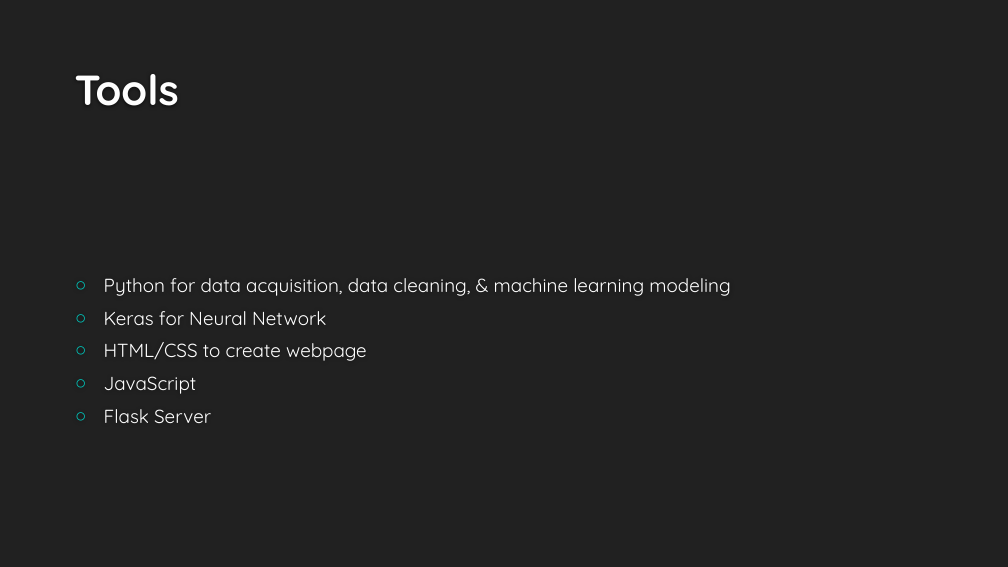
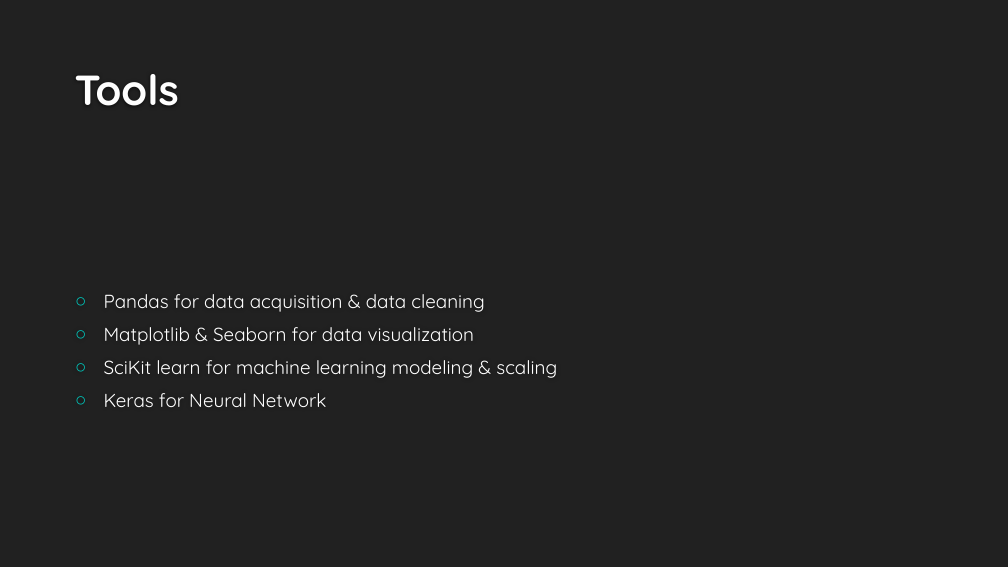
Before and after one commit to Sal-r/Credit-Card-Fraud, a slide deck: slide 3 of Credit_Card_Fraud_Presentation.pptx. Drawn at 1008x567 pixels with LibreOffice and Linux fonts; fonts in the diff are those of the drawing; background and template pictures are left out. Boxes give left, top, right and bottom in pixels: in the first picture for what was removed or moved away, otherwise in the second. Text is boxed around its words. In the diff, an @@ line names an element or a change of style, - is before the commit and + after.

Commit message:
Presentation

```diff
--- a/Credit_Card_Fraud_Presentation.pptx
+++ b/Credit_Card_Fraud_Presentation.pptx
@@ text at (104,294,557,378): text changed @@
-○ Python for data acquisition, data cleaning, & machine learning modeling
+○ Pandas for data acquisition & data cleaning
+○ Matplotlib & Seaborn for data visualization
+○ SciKit learn for machine learning modeling & scaling
@@ text at (104,342,367,423): paragraphs removed @@
-○ HTML/CSS to create webpage
-○ JavaScript
-○ Flask Server
```
Also in this commit, not shown: 4 other slides changed, 1 slide added, 2 slides removed.
